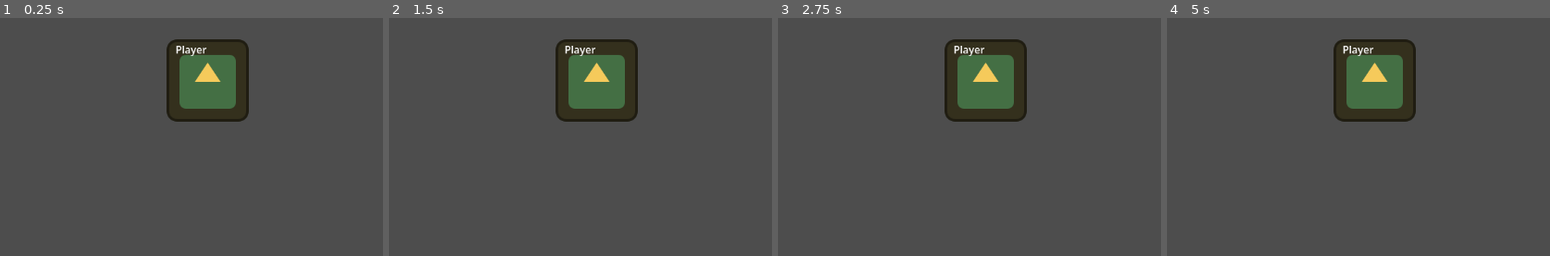
Above: before the commit, frames 1-4 (left to right).
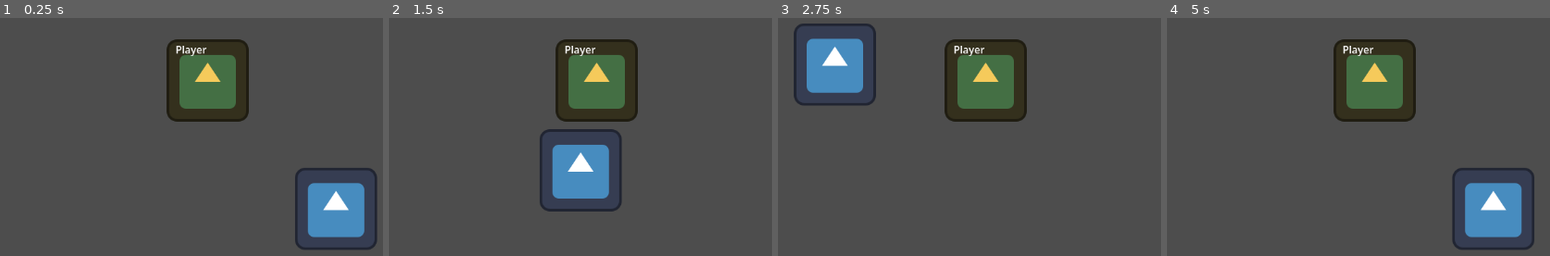
Above: after the commit, the same moments.

Repository: Tijana0/Last-One-Dancing
Game: Godot game, scene res://scenes/network_manager.tscn
Two runs of this game, one before a commit and one after it. Both use one fixed random seed, a clock stepped at 60 frames per second and the inputs below. The engine's default icon, where the game draws it, is replaced by a stand-in: a white triangle on a blue panel in a dark square.
Inputs:
- Up to frame 1 (0.25 s): no input
- Up to frame 2 (1.5 s): tap Enter at 0.5 s; hold Right (ui_right) 0.53-1.28 s; hold Down (ui_down) from 1.28 s (still down)
- Up to frame 3 (2.75 s): release Down (ui_down) at 2.03 s; hold Right (ui_right) from 2.03 s (still down)
- Up to frame 4 (5 s): release Right (ui_right) at 2.78 s; hold Up (ui_up) 2.78-3.53 s; hold Left (ui_left) from 3.53 s (still down)

The runs differ from the first frame. In frame 1, 4.3% of the frame differs, in the area x 77-99%, y 63-98%; in frame 2, 4.3%; in frame 3, 4.3%; in frame 4, 4.4%, in the area x 74-96%, y 63-98%.

Commit message:
fix: add visual reference point to verify movement

Diff:
--- a/scenes/network_manager.tscn
+++ b/scenes/network_manager.tscn
@@ -1,9 +1,14 @@
 [gd_scene format=3 uid="uid://b4cws048csabv"]
 
+[ext_resource type="Texture2D" uid="uid://b0p1q2r3s4t5" path="res://icon.svg" id="1_icon"]
 [ext_resource type="Script" uid="uid://uudgqu40wu" path="res://scripts/managers/network_manager.gd" id="1_cemok"]
 [ext_resource type="PackedScene" uid="uid://c6bjpr7x3e3cd" path="res://prefabs/player.tscn" id="2_bgv50"]
 
 [node name="NetworkManager" type="Node2D" unique_id=868023284]
 script = ExtResource("1_cemok")
 
+[node name="ReferencePoint" type="Sprite2D" parent="."]
+position = Vector2(200, 200)
+texture = ExtResource("1_icon")
+
 [node name="Player" parent="." unique_id=1053508573 instance=ExtResource("2_bgv50")]
